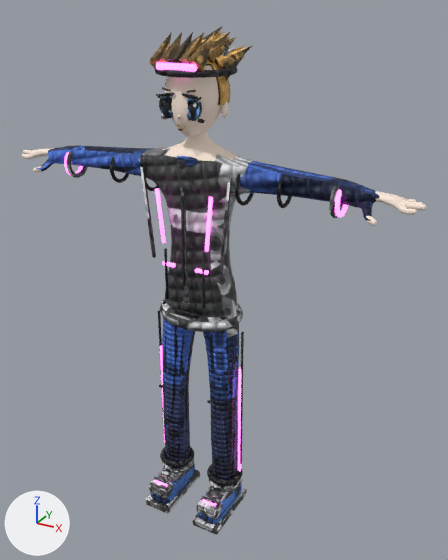
A saved change to the glTF model assets/models/characters/an_dash.glb.
Camera for both pictures: a 50 mm camera at (1.13, -1.913, 1.986) aimed at (0.053, 0.045, 1.007). Every picture has the same lights, and +X, +Y and +Z are marked at lower left. The older version comes first. Where no turn or scale is listed for an object, it has been applied to the vertices. Vertices at exactly the same position are counted once.

The first picture shows 'AN_Dash_Body', 'AN_Dash_Feet', 'AN_Dash_Head', 'AN_Dash_Legs'.
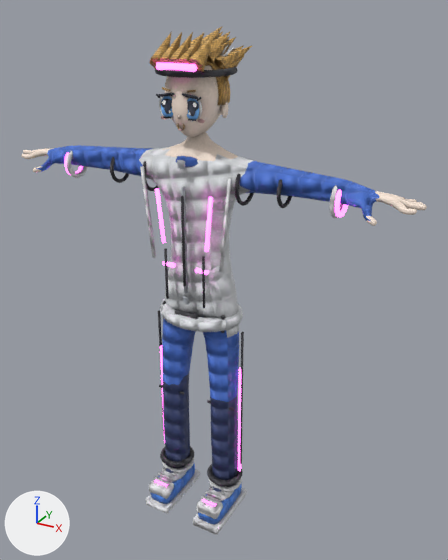
The change, as a list of edits to the scene's bpy script:
```text
Change mat_skin_001:
    add n4 = _N.new('ShaderNodeMix'); n4.name = 'Mix.001'
    add n4.data_type = 'RGBA'
    add n4.blend_type = 'MULTIPLY'
    add n4.inputs[0].default_value = 1.0  # 'Factor'
    add n5 = _N.new('ShaderNodeTexImage'); n5.name = 'Image Texture'
    add n5.image = img_diffuse_dash
    where n3 = _N.new('ShaderNodeVertexColor'); n3.name = 'Color Attribute'
    where n2 = _N.new('ShaderNodeMix'); n2.name = 'Mix'
    remove _L.new(n3.outputs[0], n2.inputs[6])  # 'Color' to 'A'
    add _L.new(n4.outputs[2], n2.inputs[6])  # 'Result' to 'A'
    add _L.new(n3.outputs[0], n4.inputs[7])  # 'Color' to 'B'
    add _L.new(n5.outputs[0], n4.inputs[6])  # 'Color' to 'A'
Change me_bodygraph:
    where me_bodygraph.from_pydata(...)  # 2857 vertices, 5612 faces; spans x -0.8..0.8, y -0.18..0.09, z 0.84..1.6
    used by ob_an_dash_body; location = (0.0, 0.0, 0.0)
    me_bodygraph part 1: texture (UV) coordinates of 5612 of 5612 faces, centred in x -0.8..0.8, y -0.17..0.08, z 0.86..1.6, changed; they spanned u 0.01..0.99, v 0.01..0.99 and now span u 0.01..0.99, v 0.01..0.99
Change me_bodygraph_002:
    where me_bodygraph_002.from_pydata(...)  # 855 vertices, 1582 faces; spans x -0.192..0.192, y -0.249..0.029, z -0.003..0.143
    used by ob_an_dash_feet; location = (0.0, 0.0, 0.0)
    me_bodygraph_002 part 2: texture (UV) coordinates of 1582 of 1582 faces, centred in x -0.19..0.189, y -0.247..0.027, z -0.001..0.141, changed; they spanned u 0.01..0.98, v 0.01..0.99 and now span u 0.01..0.97, v 0.01..0.99
Change me_sphere:
    where me_sphere.from_pydata(...)  # 2471 vertices, 4446 faces; spans x -0.136..0.136, y -0.191..0.238, z 1.58..1.929
    used by ob_an_dash_head; location = (0.0, 0.0, 0.0)
    me_sphere part 3: 4445 kept faces spanning x -0.136..0.136, y -0.191..0.238, z 1.58..1.929 get new texture (UV) coordinates
    me_sphere part 4: 165 kept faces spanning x -0.098..0.096, y -0.165..-0.079, z 1.599..1.741 get new vertex colours; the middle colour goes from white #ffffff to white #fcf9f9
Change me_bodygraph_001:
    where me_bodygraph_001.from_pydata(...)  # 735 vertices, 1348 faces; spans x -0.196..0.196, y -0.147..0.018, z 0.117..0.935
    used by ob_an_dash_legs; location = (0.0, 0.0, 0.0)
    me_bodygraph_001 part 5: texture (UV) coordinates of 1348 of 1348 faces, centred in x -0.194..0.194, y -0.144..0.012, z 0.127..0.934, changed; they spanned u 0.01..0.99, v 0.01..0.99 and now span u 0.01..0.95, v 0.01..0.99
```

Where the change shows, as pixel boxes (x1, y1, x2, y2) in the pictures (448 x 560 px):
'AN_Dash_Body', surface changed (lighter): (24, 132, 421, 338) in both
'AN_Dash_Head', surface changed: (150, 26, 253, 137) in both
part 2 of me_bodygraph_002, surface changed (lighter): (146, 458, 247, 534) in both
part 3 of me_sphere, surface changed: (150, 26, 253, 137) in both
part 4 of me_sphere, edited (looks the same): (165, 91, 214, 134) in both
part 5 of me_bodygraph_001, surface changed (lighter): (158, 301, 243, 492) in both
